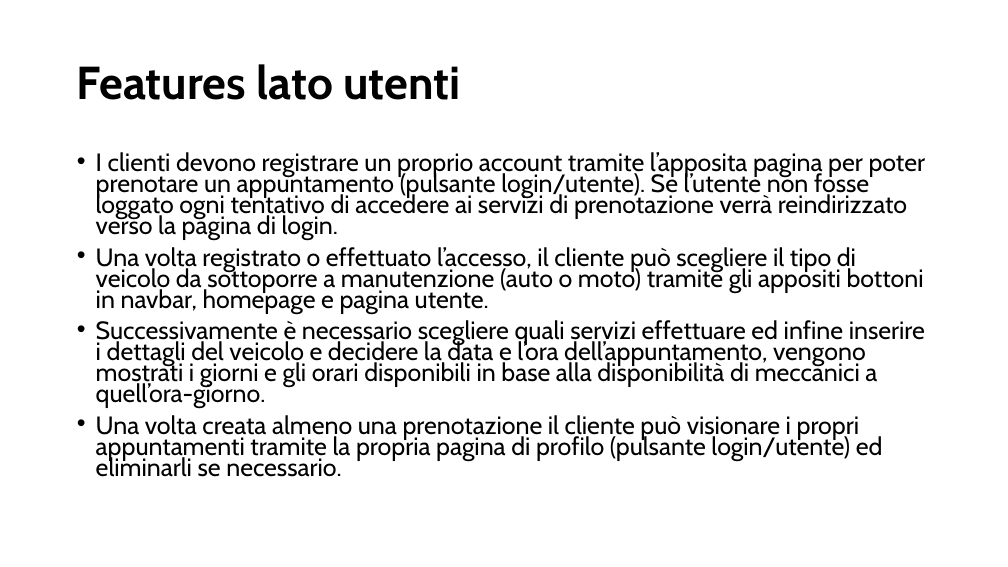
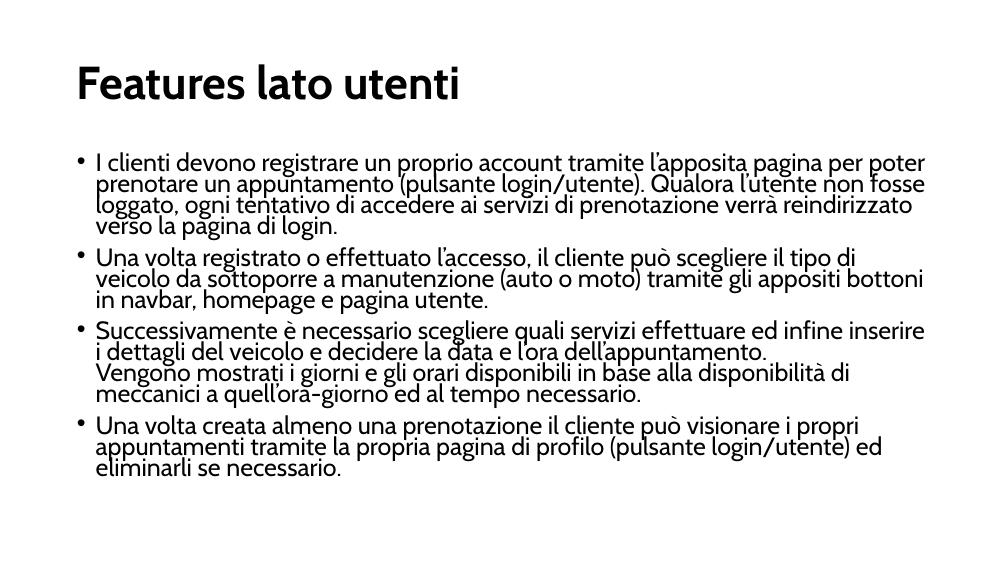
Before and after one commit to StatJon/Progetto-IngegneriaSistemiWeb, a slide deck: slide 5 of Presentazione Progetto.pptx. Drawn at 1008x567 pixels with LibreOffice and Linux fonts; fonts in the diff are those of the drawing. Boxes give left, top, right and bottom in pixels: in the first picture for what was removed or moved away, otherwise in the second. Text is boxed around its words. In the diff, an @@ line names an element or a change of style, - is before the commit and + after.

```diff
--- a/Presentazione Progetto.pptx
+++ b/Presentazione Progetto.pptx
@@ text at <box>96,152,926,239</box>: text changed @@
-• I clienti devono registrare un proprio account tramite l’apposita pagina per poter prenotare un appuntamento (pulsante login/utente). Se l’utente non fosse loggato ogni tentativo di accedere ai servizi di prenotazione verrà reindirizzato verso la pagina di login.
+• I clienti devono registrare un proprio account tramite l’apposita pagina per poter prenotare un appuntamento (pulsante login/utente). Qualora l’utente non fosse loggato, ogni tentativo di accedere ai servizi di prenotazione verrà reindirizzato verso la pagina di login.
@@ text at <box>96,320,925,408</box>: text changed @@
-• Successivamente è necessario scegliere quali servizi effettuare ed infine inserire i dettagli del veicolo e decidere la data e l’ora dell’appuntamento, vengono mostrati i giorni e gli orari disponibili in base alla disponibilità di meccanici a quell’ora-giorno.
+• Successivamente è necessario scegliere quali servizi effettuare ed infine inserire i dettagli del veicolo e decidere la data e l’ora dell’appuntamento.
+  Vengono mostrati i giorni e gli orari disponibili in base alla disponibilità di meccanici a quell’ora-giorno ed al tempo necessario.
```
Also in this commit, not shown: 3 other slides changed, 3 other files.
